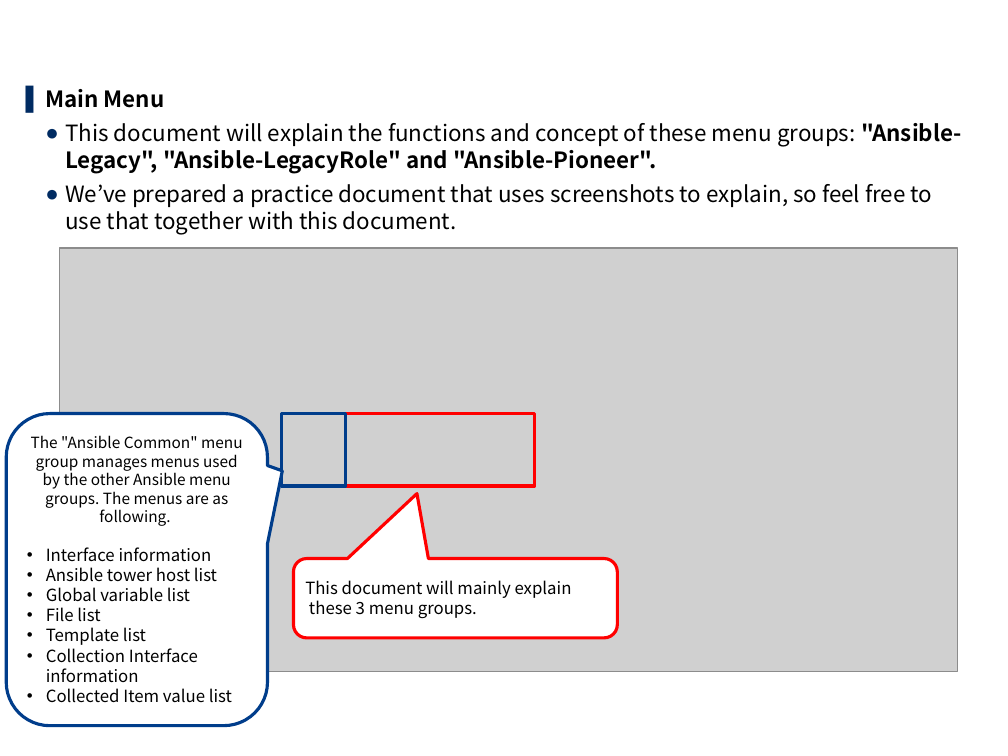
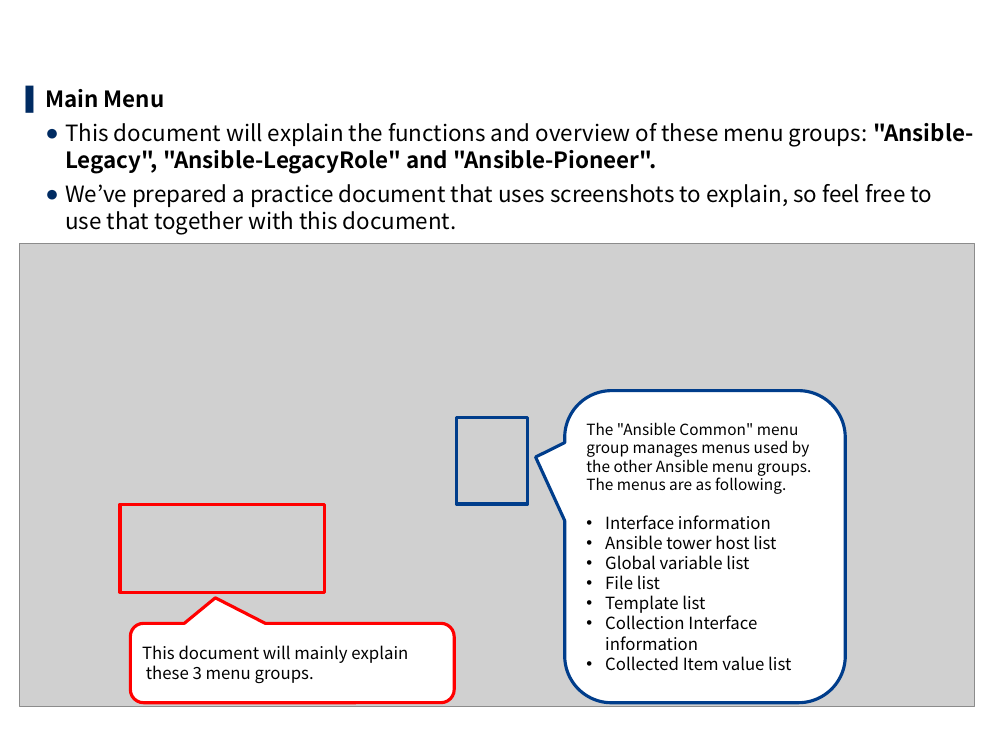
Before and after one commit to exastro-suite/it-automation-docs, a slide deck: slide 3 of asset/Learn/ITA-Ansible-Driver_en.pptx. Drawn at 1008x756 pixels with LibreOffice and Linux fonts; fonts in the diff are those of the drawing; grey boxes stand for pictures; background and template pictures are left out. Boxes give left, top, right and bottom in pixels: in the first picture for what was removed or moved away, otherwise in the second. Text is boxed around its words. In the diff, an @@ line names an element or a change of style, - is before the commit and + after.

```diff
--- a/asset/Learn/ITA-Ansible-Driver_en.pptx
+++ b/asset/Learn/ITA-Ansible-Driver_en.pptx
@@ text at bbox=[65, 123, 656, 174]: text changed @@
-  ● This document will explain the functions and concept of these menu groups: "Ansible-Legacy", "Ansible-LegacyRole" and "Ansible-Pioneer".
+  ● This document will explain the functions and overview of these menu groups: "Ansible-Legacy", "Ansible-LegacyRole" and "Ansible-Pioneer".
@@ picture: place and size @@
-picture at bbox=[59, 248, 958, 671]
+picture at bbox=[20, 243, 975, 707]
@@ rectangle: place and size @@
-rectangle at bbox=[281, 413, 346, 486]
+rectangle at bbox=[457, 417, 528, 504]
@@ rounded speech box "The "Ansible Common" menu group ..." at bbox=[564, 391, 845, 704]: proportions changed @@
@@ rounded speech box "The "Ansible Common" menu group ...": place and size @@
-rounded speech box "The "Ansible Common" menu group ..." at bbox=[6, 413, 267, 726]
+rounded speech box "The "Ansible Common" menu group ..." at bbox=[564, 391, 845, 704]
@@ text in rounded speech box at bbox=[586, 422, 811, 494]: alignment centre to left @@
@@ rectangle: place and size @@
-rectangle at bbox=[346, 413, 534, 486]
+rectangle at bbox=[120, 504, 325, 593]
@@ rounded speech box "This document will mainly explain ...": place and size @@
-rounded speech box "This document will mainly explain ..." at bbox=[293, 558, 617, 638]
+rounded speech box "This document will mainly explain ..." at bbox=[130, 623, 454, 703]
@@ rounded speech box "This document will mainly explain ..." at bbox=[130, 623, 454, 703]: proportions changed @@
```
Also in this commit, not shown: 5 other slides changed, 11 other files.
